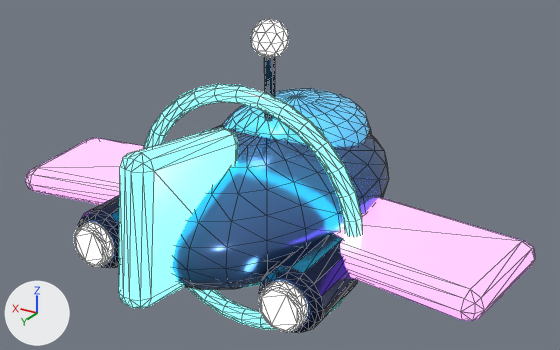
One commit to the glTF model game/models/aurora_drone.glb: the scene before it, then after it.
Camera for both pictures: a 50 mm camera at (-2.49, 3.98, 2.17) aimed at (-0.05, -0.08, 0.14). Every picture has the same lights, and +X, +Y and +Z are marked at lower left. The older version comes first. Mesh edges are drawn as thin lines.

In view in the first picture: 'aurora_drone_MobileMesh'.
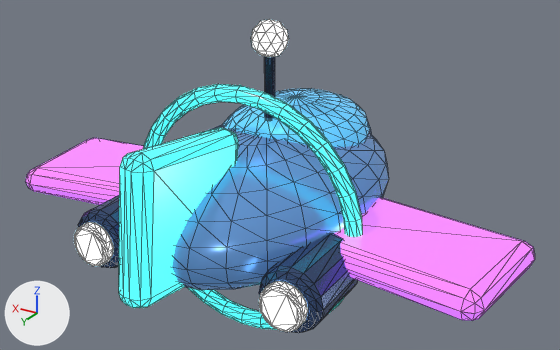
The change, as a diff of the scene's bpy script:
```diff
--- a/game/models/aurora_drone.glb.py
+++ b/game/models/aurora_drone.glb.py
@@ mat_aurora_alloy @@
 mat_aurora_alloy = principled_material('Aurora Alloy')
-mat_aurora_alloy.base_color = (0.08, 0.18, 0.42)  # blue #5076ad
-mat_aurora_alloy.metallic = 0.7
-mat_aurora_alloy.roughness = 0.2
+mat_aurora_alloy.base_color = (0.11, 0.26, 0.55)  # blue #5d8bc4
+mat_aurora_alloy.metallic = 0.62
+mat_aurora_alloy.roughness = 0.25
+mat_aurora_alloy.emission_color = (0.0418, 0.0988, 0.209)  # blue #3a597e
+mat_aurora_alloy.emission_strength = 1.0
@@ mat_aurora_violet @@
 mat_aurora_violet.roughness = 0.2
-mat_aurora_violet.emission_color = (0.55, 0.18, 1.0)  # purple #c476ff
-mat_aurora_violet.emission_strength = 2.6
+mat_aurora_violet.emission_color = (0.561, 0.146, 1.0)  # purple #c56bff
+mat_aurora_violet.emission_strength = 1.066
@@ mat_aurora_cyan @@
 mat_aurora_cyan = principled_material('Aurora Cyan')
-mat_aurora_cyan.base_color = (0.08, 0.95, 0.78)  # cyan #50f9e5
-mat_aurora_cyan.metallic = 0.25
-mat_aurora_cyan.roughness = 0.18
-mat_aurora_cyan.emission_color = (0.0842, 1.0, 0.821)  # cyan #52ffea
-mat_aurora_cyan.emission_strength = 3.8
+mat_aurora_cyan.base_color = (0.05, 0.72, 0.62)  # cyan #3fddce
+mat_aurora_cyan.metallic = 0.2
+mat_aurora_cyan.roughness = 0.22
+mat_aurora_cyan.emission_color = (0.0694, 1.0, 0.861)  # cyan #4affef
+mat_aurora_cyan.emission_strength = 1.152
@@ mat_midnight_metal @@
 mat_midnight_metal = principled_material('Midnight Metal')
-mat_midnight_metal.base_color = (0.015, 0.025, 0.08)  # dark blue #212c50
-mat_midnight_metal.metallic = 0.85
-mat_midnight_metal.roughness = 0.18
+mat_midnight_metal.base_color = (0.04, 0.07, 0.16)  # dark blue #384b6f
+mat_midnight_metal.metallic = 0.72
+mat_midnight_metal.roughness = 0.25
+mat_midnight_metal.emission_color = (0.0096, 0.0168, 0.0384)  # dark blue #192337
+mat_midnight_metal.emission_strength = 1.0
@@ mat_energy_white @@
 mat_energy_white = principled_material('Energy White')
-mat_energy_white.base_color = (0.65, 0.95, 1.0)  # cyan #d3f9ff
+mat_energy_white.base_color = (0.5, 0.78, 0.95)  # blue #bce5f9
 mat_energy_white.metallic = 0.05
-mat_energy_white.roughness = 0.12
-mat_energy_white.emission_color = (0.65, 0.95, 1.0)  # cyan #d3f9ff
-mat_energy_white.emission_strength = 6.0
+mat_energy_white.roughness = 0.18
+mat_energy_white.emission_color = (0.526, 0.821, 1.0)  # blue #c0eaff
+mat_energy_white.emission_strength = 2.09
```

Location of each change, (x1, y1, x2, y2) in pixels of the pictures (560 x 350 px):
'aurora_drone_MobileMesh', recoloured, surface changed: (25, 19, 535, 333) in both
